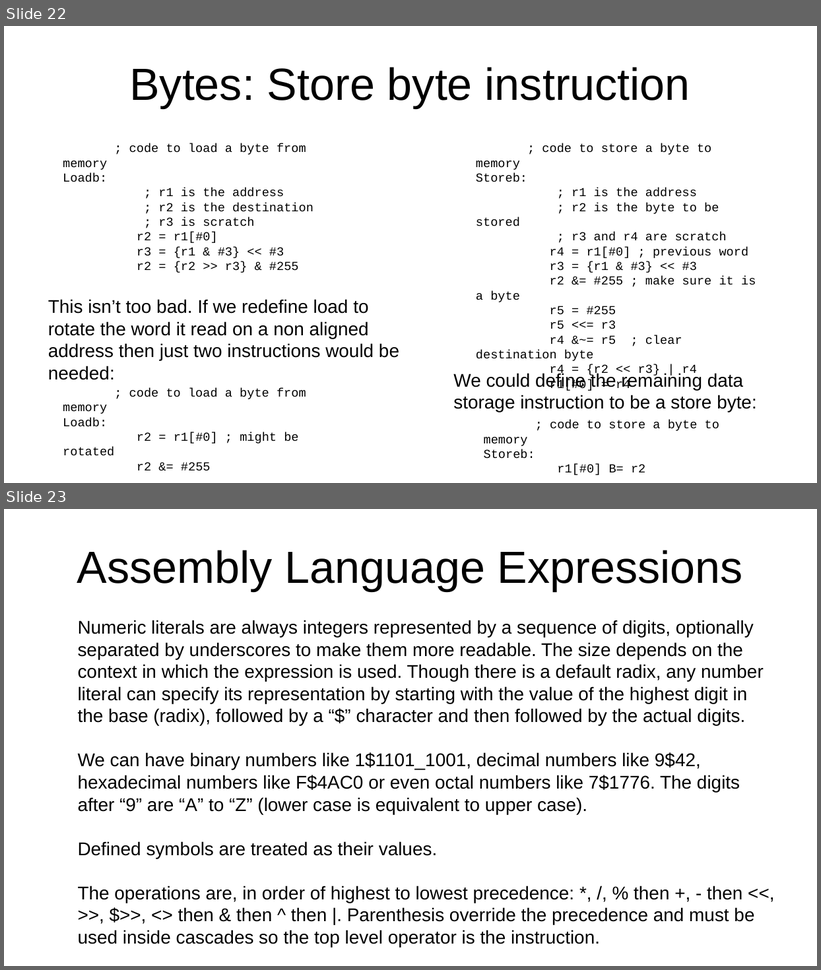
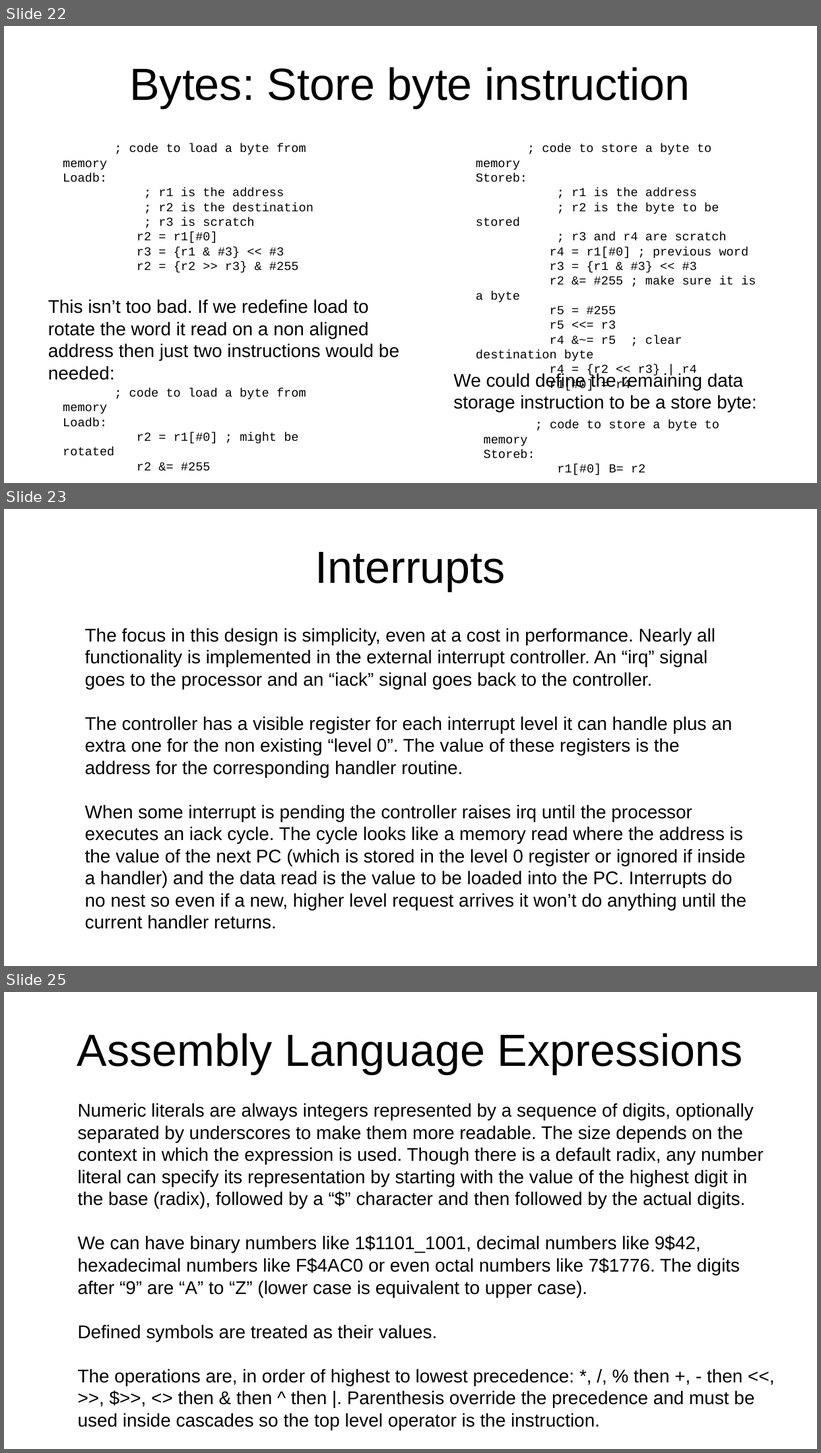
Before and after one commit to jeceljr/baby42, a slide deck: doc/baby42_slides.odp. Shown one above the other, each under a label of ours: slides 22 and 23 before the commit, slides 22, 23 and 25 after it; the slides between them are not shown. The pictures are 821x970 and 821x1453 pixels, drawn with LibreOffice and Linux fonts; fonts in the diff are those of the drawing. Boxes give left, top, right and bottom in pixels: in the first picture for what was removed or moved away, otherwise in the second. Text is boxed around its words. In the diff, an @@ line names an element or a change of style, - is before the commit and + after.

Commit message:
simple (if convoluted) interrupt scheme

```diff
--- a/doc/baby42_slides.odp
+++ b/doc/baby42_slides.odp
@@ slide 23 added at (x1=4, y1=509, x2=817, y2=966), background #FFFFFF @@
@@ title added at (x1=316, y1=552, x2=506, y2=591), 44 pt, text #000000 @@
+Interrupts
@@ text added at (x1=85, y1=628, x2=746, y2=910), 18 pt, text #000000 @@
+The focus in this design is simplicity, even at a cost in performance. Nearly all functionality is implemented in the external interrupt controller. An “irq” signal goes to the processor and an “iack” signal goes back to the controller.
+The controller has a visible register for each interrupt level it can handle plus an extra one for the non existing “level 0”. The value of these registers is the address for the corresponding handler routine.
+When some interrupt is pending the controller raises irq until the processor executes an iack cycle. The cycle looks like a memory read where the address is the value of the next PC (which is stored in the level 0 register or ignored if inside a handler) and the data read is the value to be loaded into the PC. Interrupts do no nest so even if a new, higher level request arrives it won’t do anything until the current handler returns.
@@ what was slide 23 is now slide 25 @@
```
Also in this commit, not shown: 2 slides changed, 1 other slide added, 1 other file.
